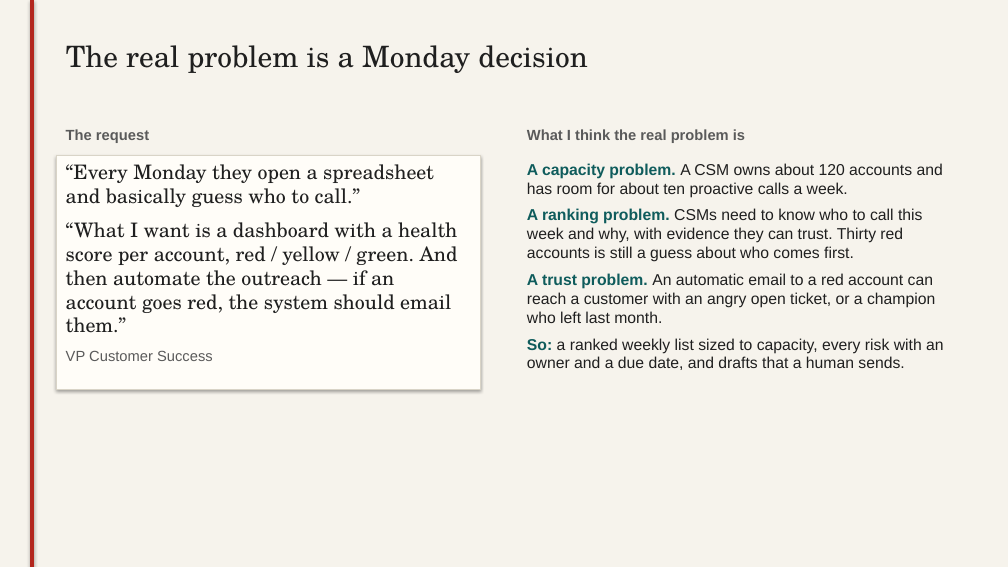
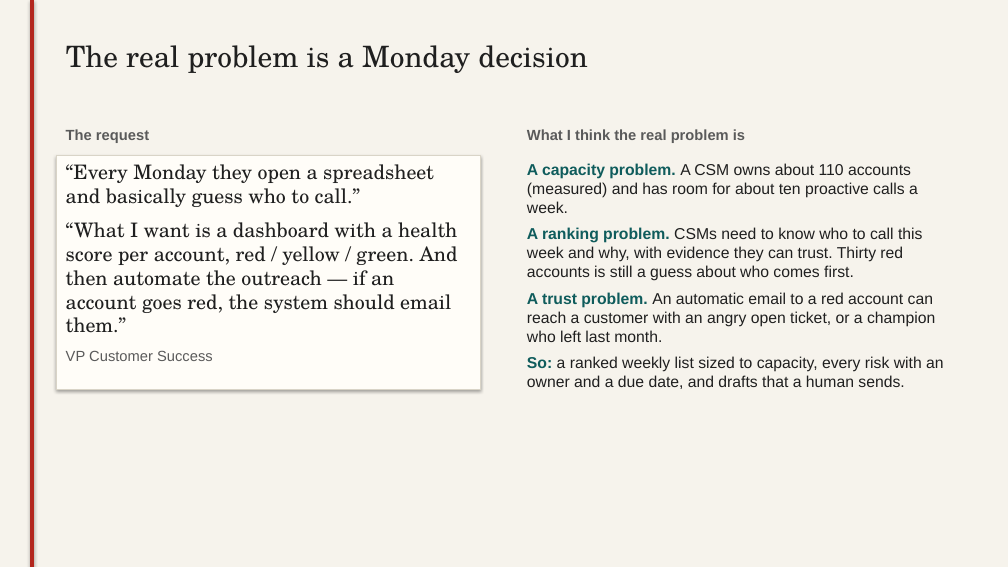
Before and after one commit to nakshatra-nahar/csm-radar, a slide deck: slide 2 of docs/deck/radar.pptx. Drawn at 1008x567 pixels with LibreOffice and Linux fonts; fonts in the diff are those of the drawing. Boxes give left, top, right and bottom in pixels: in the first picture for what was removed or moved away, otherwise in the second. Text is boxed around its words. In the diff, an @@ line names an element or a change of style, - is before the commit and + after.

Commit message:
docs: regenerate model cards, eval JSON, chart and deck after the eval fixes
Lead time counts flags inside the 90-day window; the backtest scores the deployed
model on settled labels. README, decisions, measurements and the deck
quote the new figures. The deck gives the measured book size (about 110).

```diff
--- a/docs/deck/radar.pptx
+++ b/docs/deck/radar.pptx
@@ text at <box>527,163,918,213</box>: text changed @@
-A capacity problem. A CSM owns about 120 accounts and has room for about ten proactive calls a week.
+A capacity problem. A CSM owns about 110 accounts (measured) and has room for about ten proactive calls a week.
```
Also in this commit, not shown: 2 other slides changed, 10 other files.
